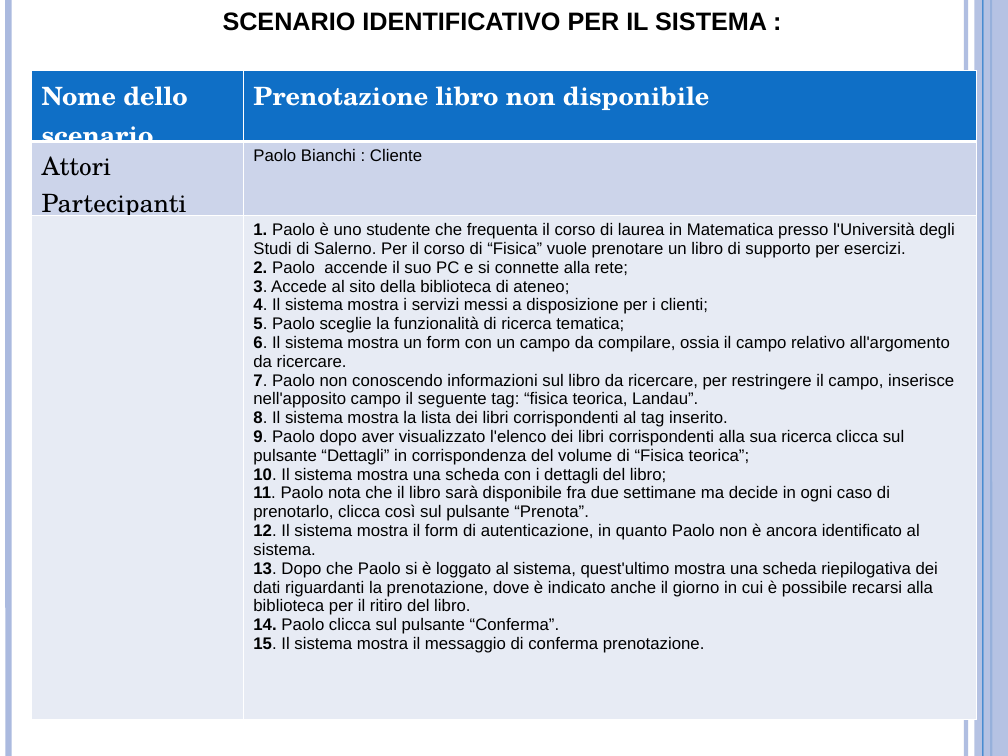
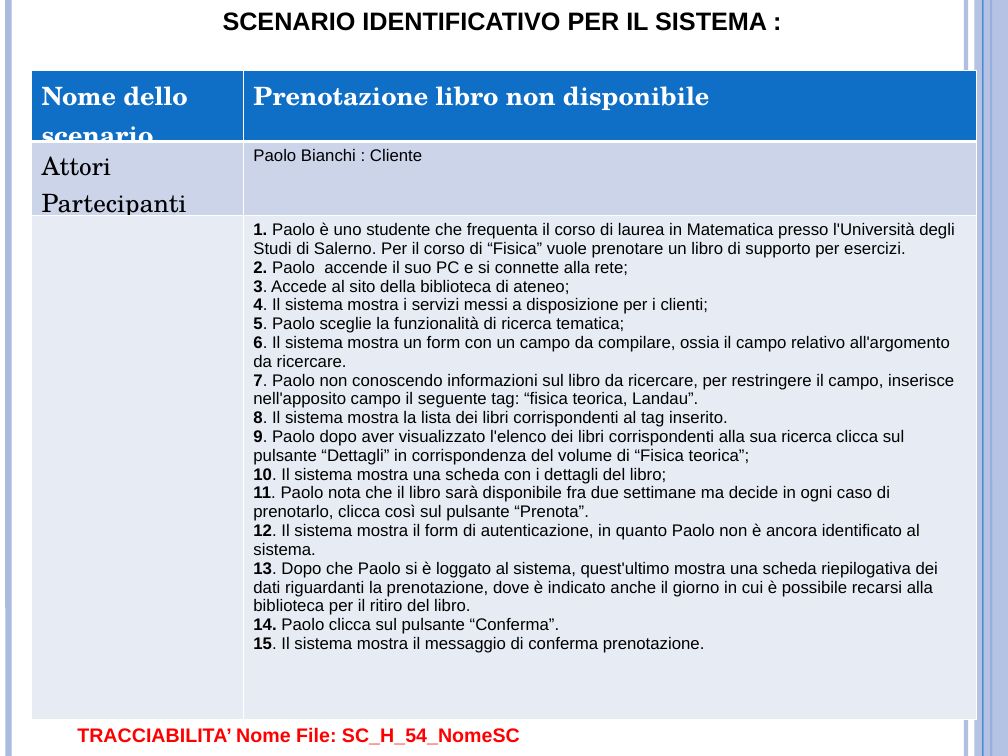
Before and after one commit to ammirate/at-silo, a slide deck: slide 3 of Presentazione/Esempio/Presentazione CBunisa_Esempio.pptx. Drawn at 1008x756 pixels with LibreOffice and Linux fonts; fonts in the diff are those of the drawing. Boxes give left, top, right and bottom in pixels: in the first picture for what was removed or moved away, otherwise in the second. Text is boxed around its words. In the diff, an @@ line names an element or a change of style, - is before the commit and + after.

```diff
--- a/Presentazione/Esempio/Presentazione CBunisa_Esempio.pptx
+++ b/Presentazione/Esempio/Presentazione CBunisa_Esempio.pptx
@@ text added at (77, 727, 520, 745), 14 pt, text #FF0000, bold @@
+TRACCIABILITA’ Nome File: SC_H_54_NomeSC
```
Also in this commit, not shown: 2 other slides changed, 1 slide removed.
